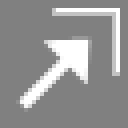
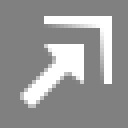
Comparing the layer stacks of the two 128 × 128 images. Changes:
painted on "Shape 1", masked it over (16, 36, 92, 112)
added layer "Shape 2" above "Layer 2" over (44, 16, 112, 84)
hid "Layer 2" over (52, 8, 120, 76)
